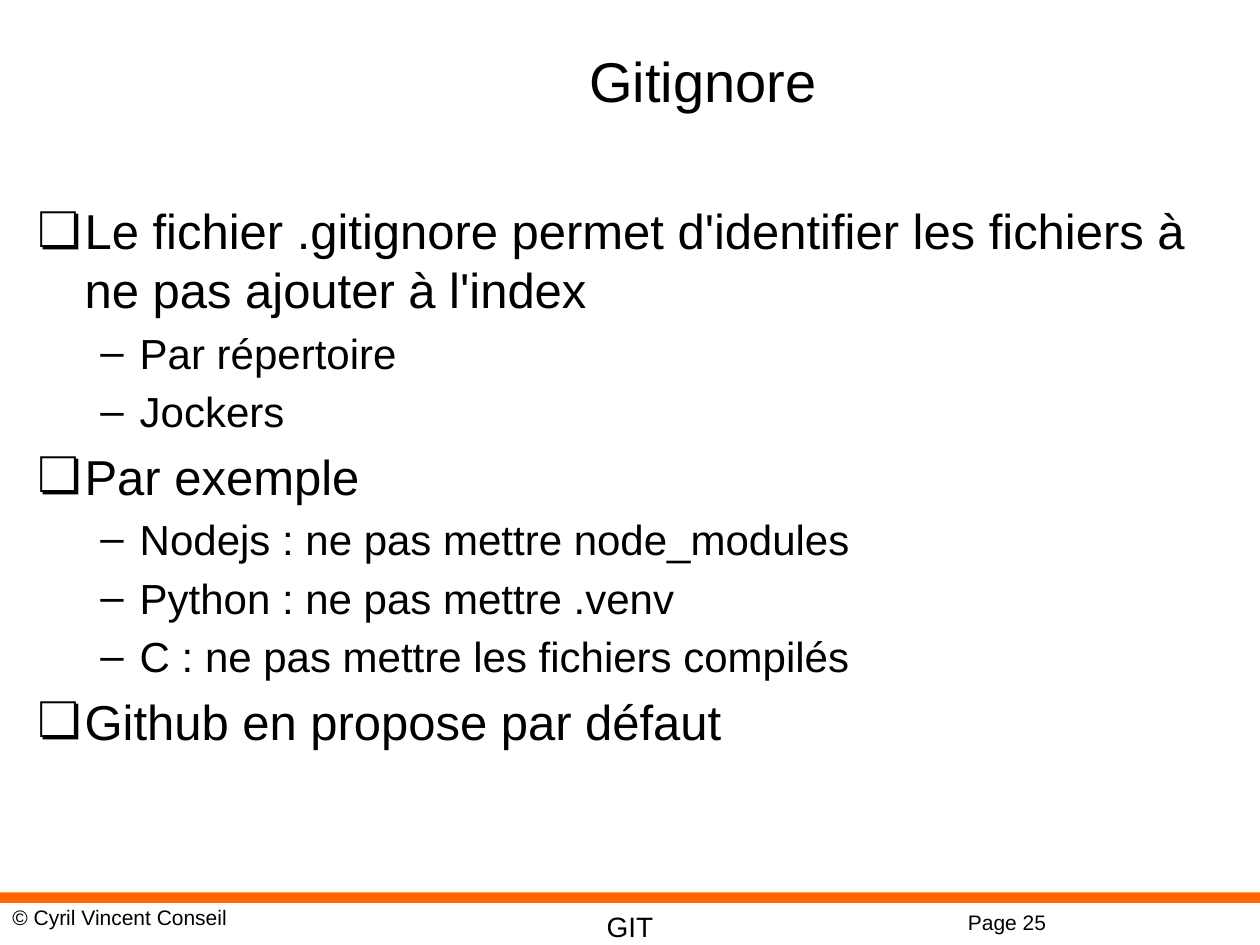
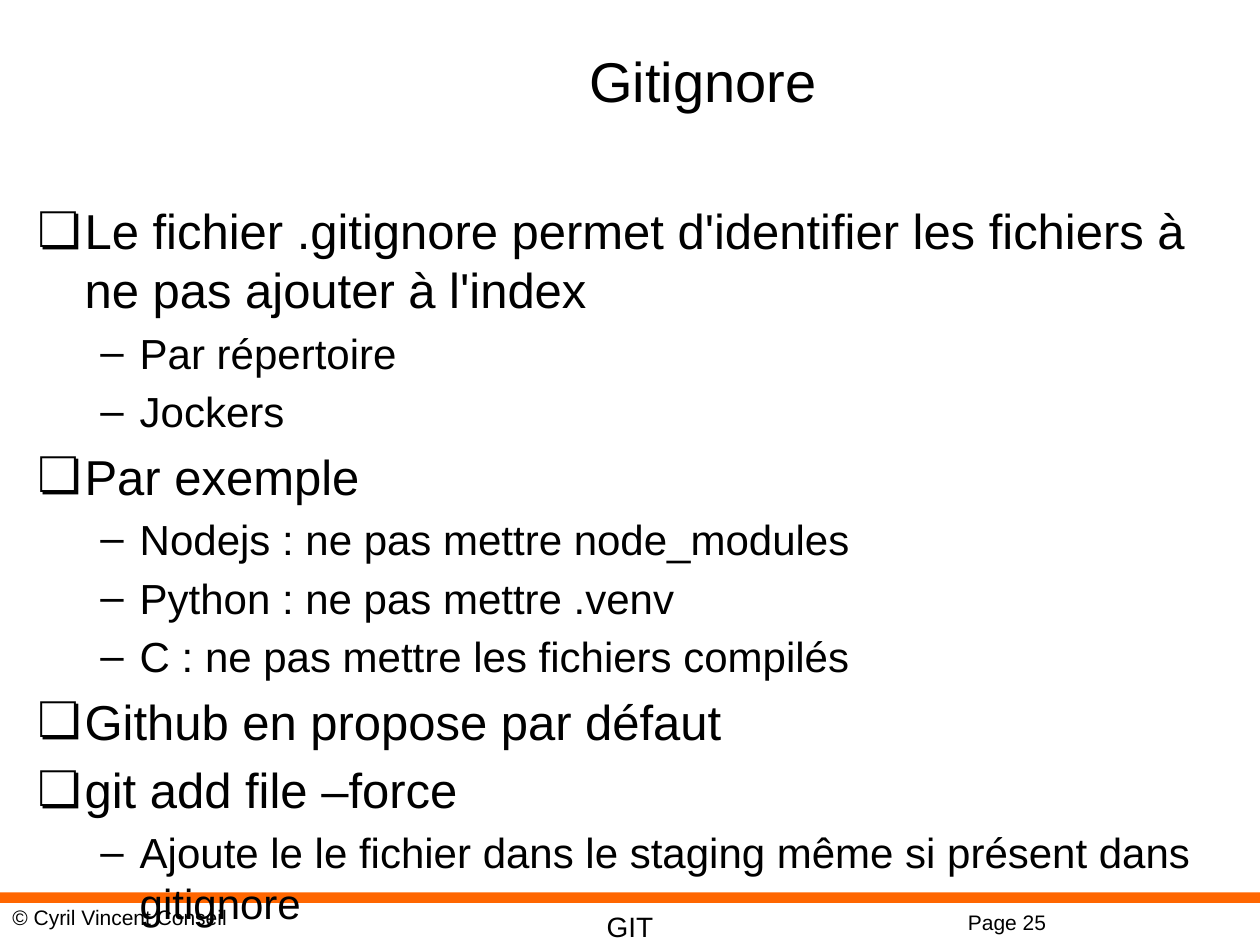
Before and after one commit to cyrilvincent/git, a slide deck: slide 25 of ppt/GIT02-Commit.pptx. Drawn at 1260x945 pixels with LibreOffice and Linux fonts; fonts in the diff are those of the drawing; background and template pictures are left out. Boxes give left, top, right and bottom in pixels: in the first picture for what was removed or moved away, otherwise in the second. Text is boxed around its words. In the diff, an @@ line names an element or a change of style, - is before the commit and + after.

Commit message:
pptx

```diff
--- a/ppt/GIT02-Commit.pptx
+++ b/ppt/GIT02-Commit.pptx
@@ text at bbox=[85, 772, 1190, 877]: paragraphs added @@
+❏ git add file –force
+  – Ajoute le le fichier dans le staging même si présent dans gitignore
```
Also in this commit, not shown: 1 slide added.
